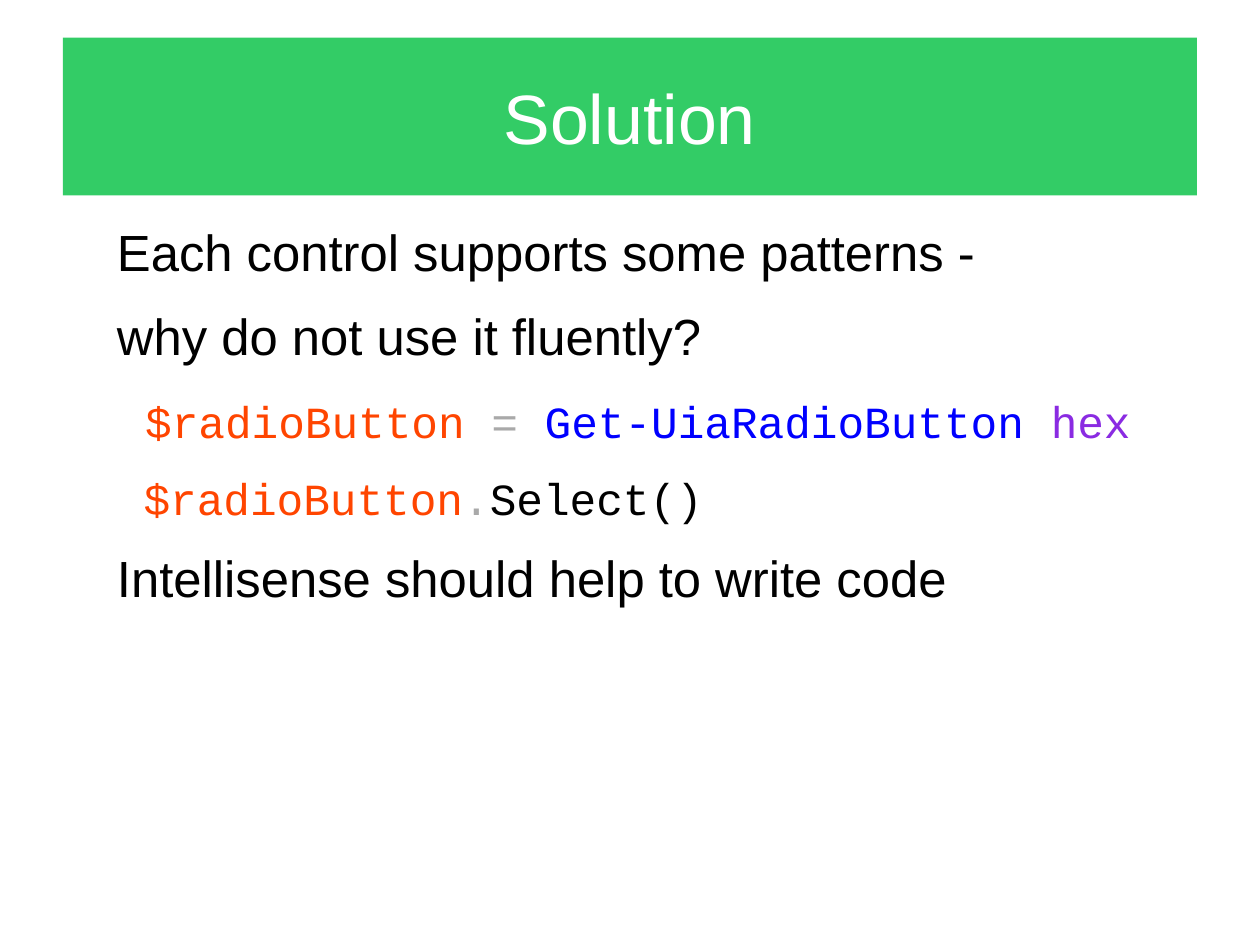
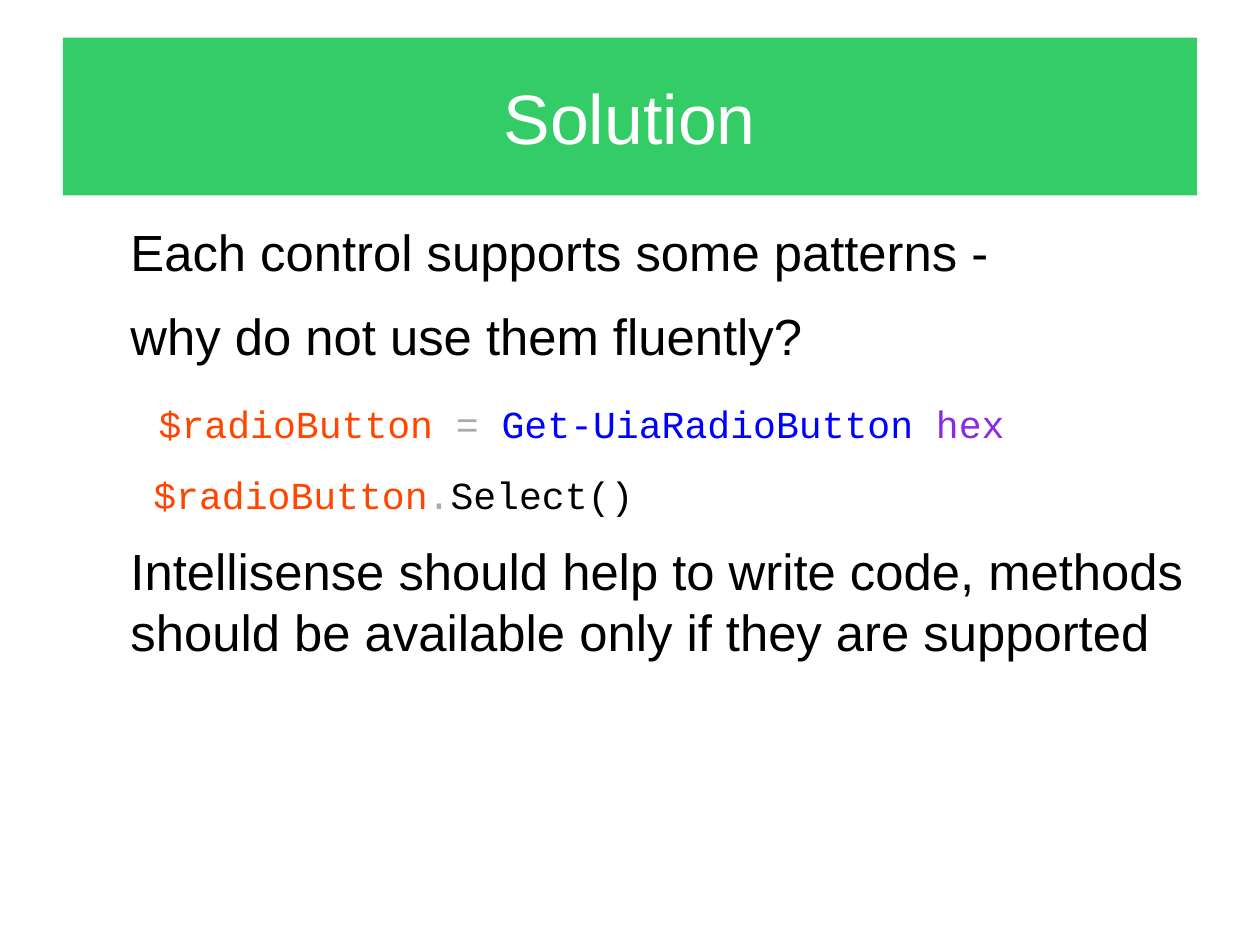
Before and after one commit to apetrovskiy/STUPS, a slide deck: slide 4 of samples/UIAutomation/Presentations/UIAutomation_elements_object_model_part_01.odp. Drawn at 1260x945 pixels with LibreOffice and Linux fonts; fonts in the diff are those of the drawing. Boxes give left, top, right and bottom in pixels: in the first picture for what was removed or moved away, otherwise in the second. Text is boxed around its words. In the diff, an @@ line names an element or a change of style, - is before the commit and + after.

```diff
--- a/samples/UIAutomation/Presentations/UIAutomation_elements_object_model_part_01.odp
+++ b/samples/UIAutomation/Presentations/UIAutomation_elements_object_model_part_01.odp
@@ text "Each control supports some patterns ...": place and size @@
-text "Each control supports some patterns ..." at [117,234,1131,608]
+text "Each control supports some patterns ..." at [130,234,1183,661]
@@ text at [130,318,802,365]: text changed @@
-why do not use it fluently?
+why do not use them fluently?
@@ text at [153,411,1005,517]: size 28 to 24 pt in "$radioButton = Get-UiaRadioButton hex", "$radioButton.Select()" @@
@@ text at [130,553,1183,661]: text changed @@
-Intellisense should help to write code
+Intellisense should help to write code, methods should be available only if they are supported
```
Also in this commit, not shown: 11 other slides changed, 6 slides added, 4 slides removed, 1 other file.
